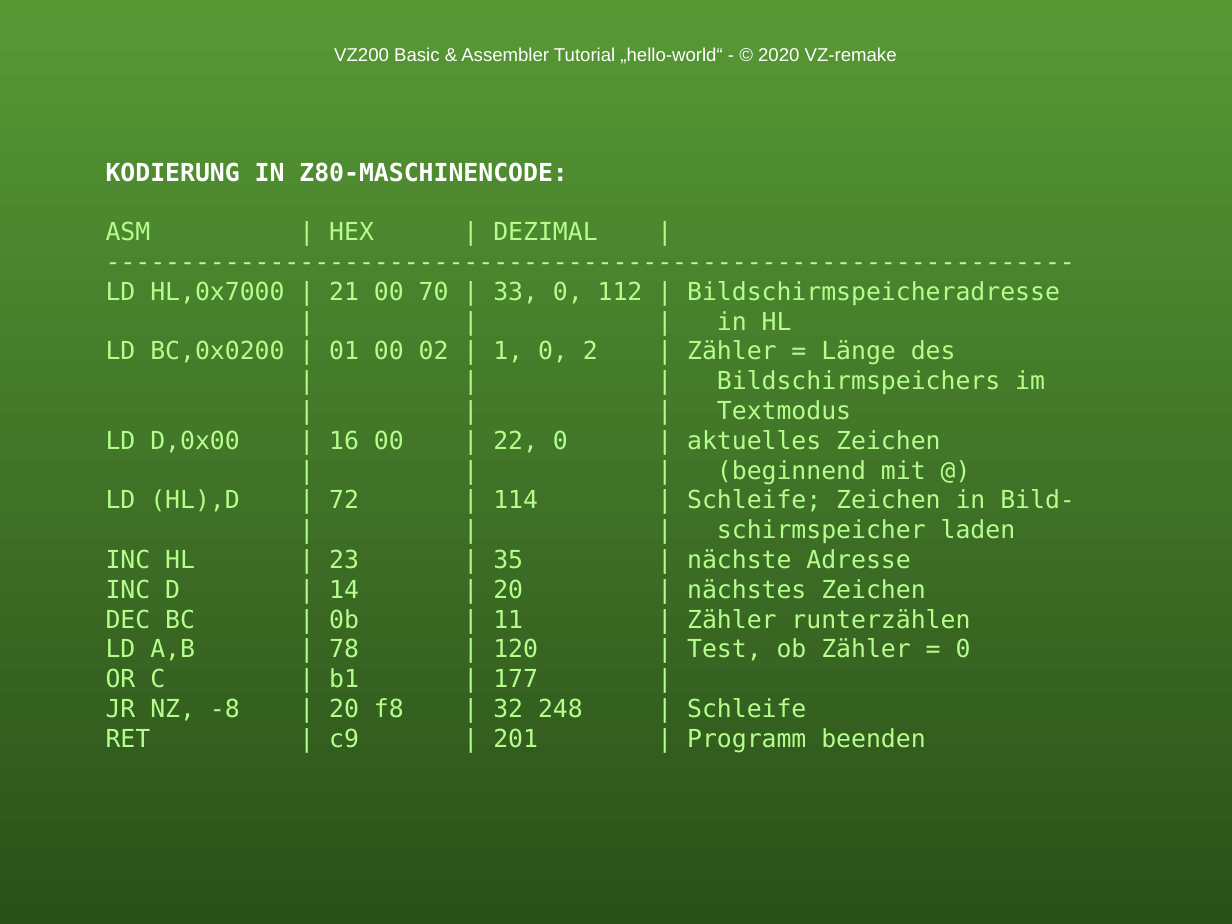
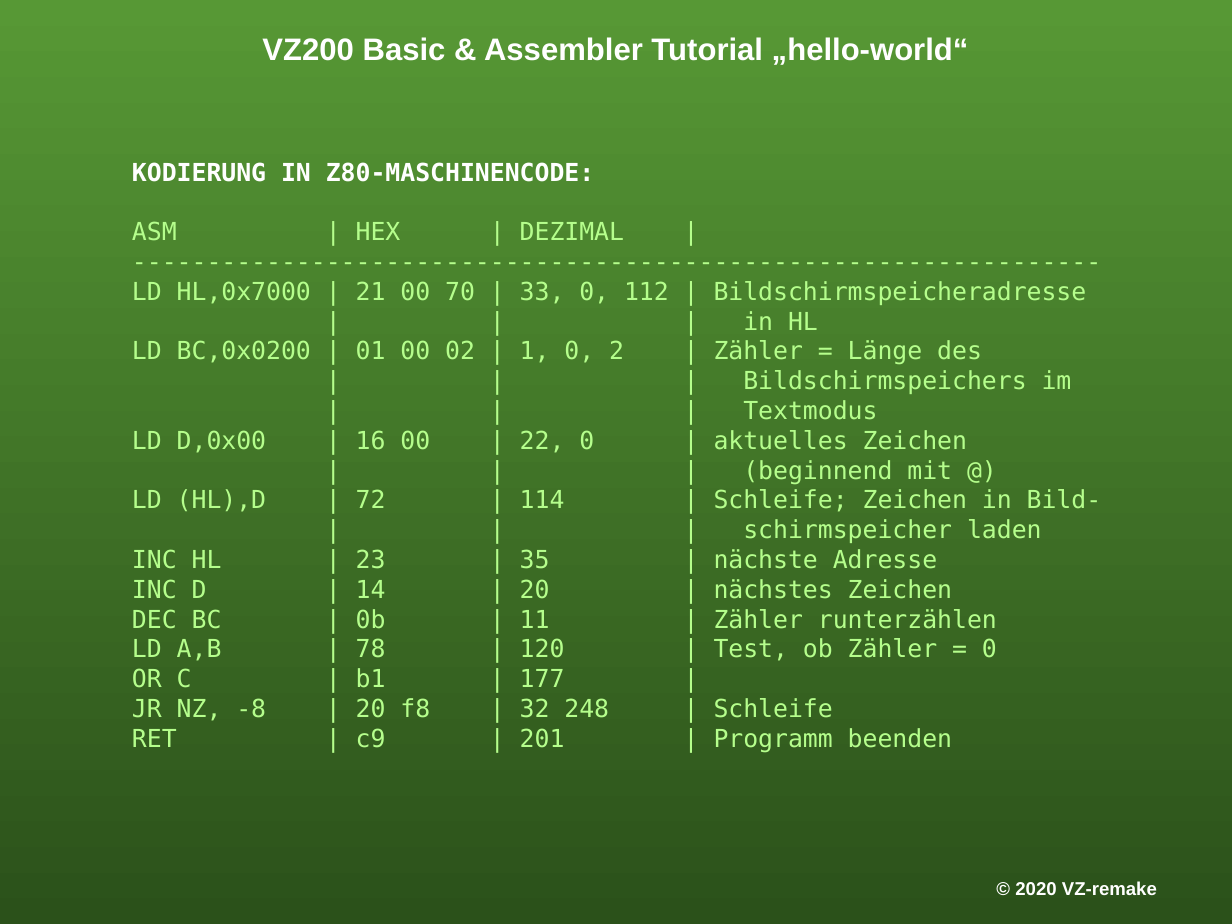
Before and after one commit to cwahlmann/vz200, a slide deck: slide 4 of doc/tutorial/VZ200-tutorial.odp (slide 2 before the commit). Drawn at 1232x924 pixels with LibreOffice and Linux fonts; fonts in the diff are those of the drawing; background and template pictures are left out. Boxes give left, top, right and bottom in pixels: in the first picture for what was removed or moved away, otherwise in the second. Text is boxed around its words. In the diff, an @@ line names an element or a change of style, - is before the commit and + after.

Commit message:
Tutorial: kleines Basic-Programm

```diff
--- a/doc/tutorial/VZ200-tutorial.odp
+++ b/doc/tutorial/VZ200-tutorial.odp
@@ title at (x1=262, y1=37, x2=969, y2=65): text changed; size 12 to 20 pt; bold on @@
-VZ200 Basic & Assembler Tutorial „hello-world“ - © 2020 VZ-remake
+VZ200 Basic & Assembler Tutorial „hello-world“
@@ text "KODIERUNG IN Z80-MASCHINENCODE:" moved from (x1=106, y1=162, x2=1075, y2=753) to (x1=132, y1=162, x2=1102, y2=753) @@
@@ text added at (x1=1015, y1=881, x2=1157, y2=895), 12 pt, text #FFFFFF, bold @@
+© 2020 VZ-remake
```
Also in this commit, not shown: 8 other slides changed, 3 slides added, 3 other files.
